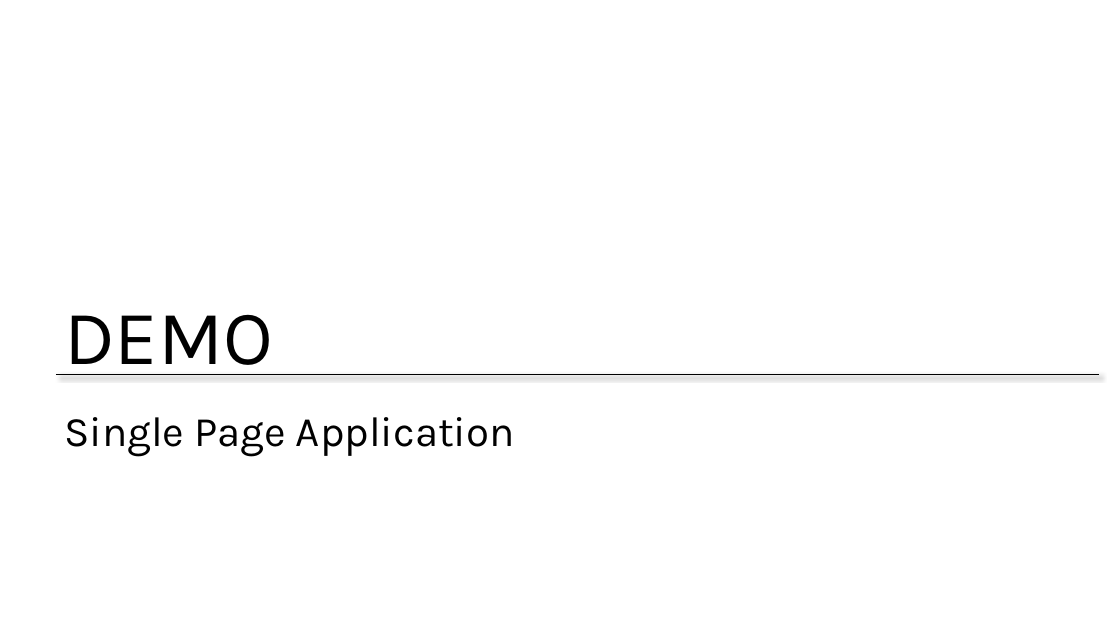
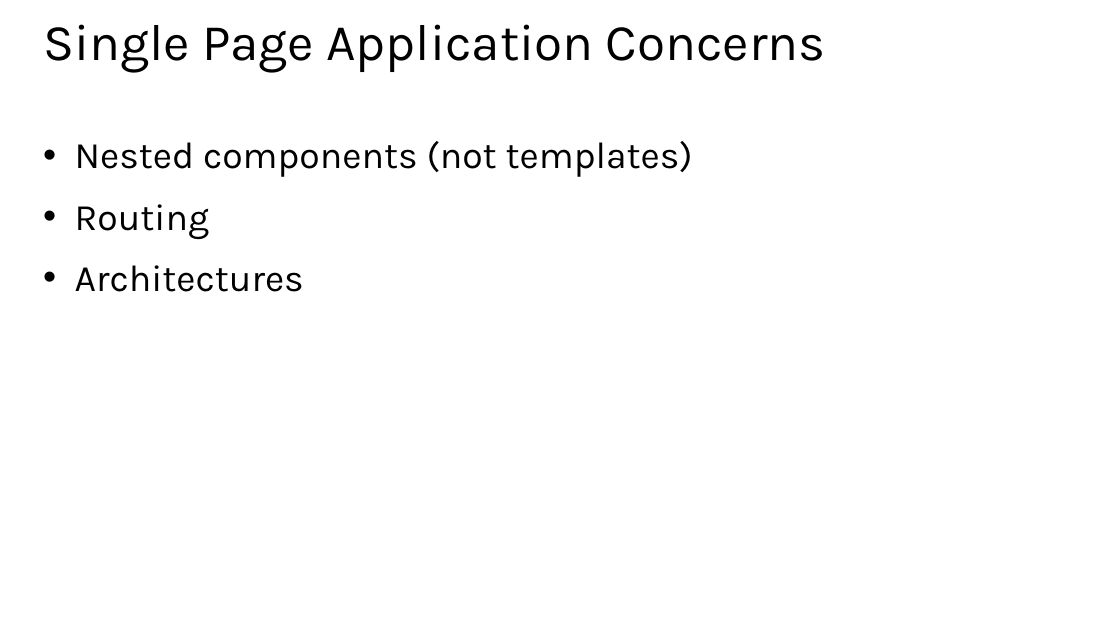
Before and after one commit to MicrosoftLearning/ReactJS, a slide deck: slide 4 of Slides/6 - Single Page Applications.pptx. Drawn at 1120x630 pixels with LibreOffice and Linux fonts; fonts in the diff are those of the drawing; background and template pictures are left out. Boxes give left, top, right and bottom in pixels: in the first picture for what was removed or moved away, otherwise in the second. Text is boxed around its words. In the diff, an @@ line names an element or a change of style, - is before the commit and + after.

Commit message:
Slide updates

```diff
--- a/Slides/6 - Single Page Applications.pptx
+++ b/Slides/6 - Single Page Applications.pptx
@@ title at (43,24,826,72): text changed; size 36 to 44 pt @@
-Single Page Application
+Single Page Application Concerns
@@ text added at (75,141,693,292), 32 pt, text #000000 @@
+• Nested components (not templates)
+• Routing
+• Architectures
@@ text removed at (64,314,273,375) @@
-DEMO
@@ line removed from (56, 375) to (1100, 375) @@
```
Also in this commit, not shown: 1 slide added, 1 slide removed, 4 other files.
